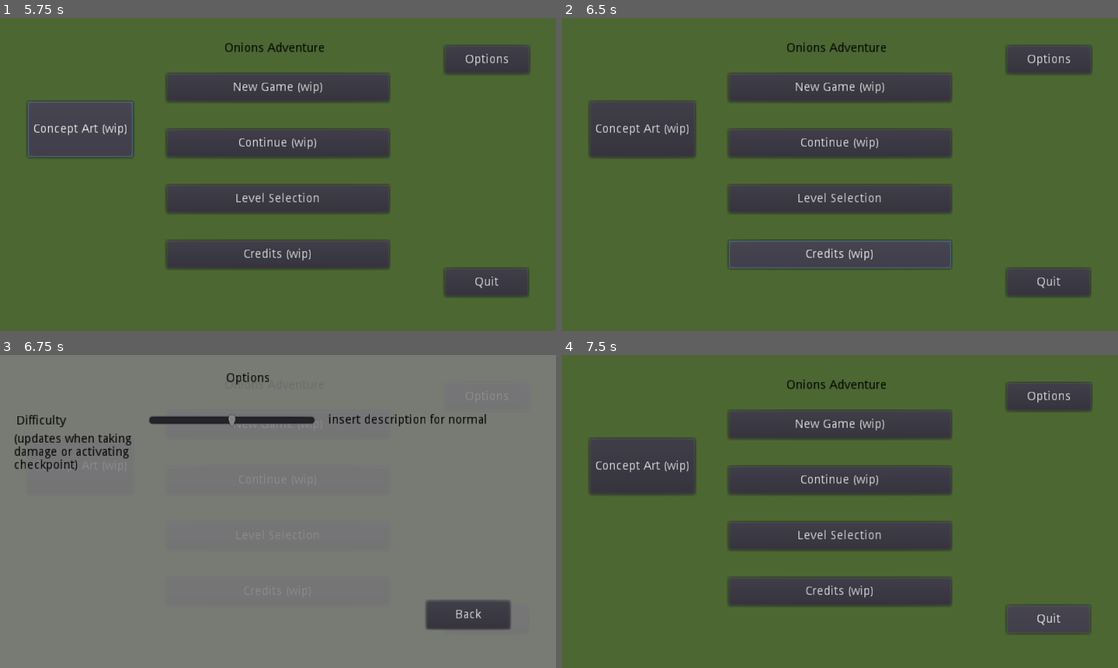
Above: before the commit, frames 1-4 (two rows, left to right).
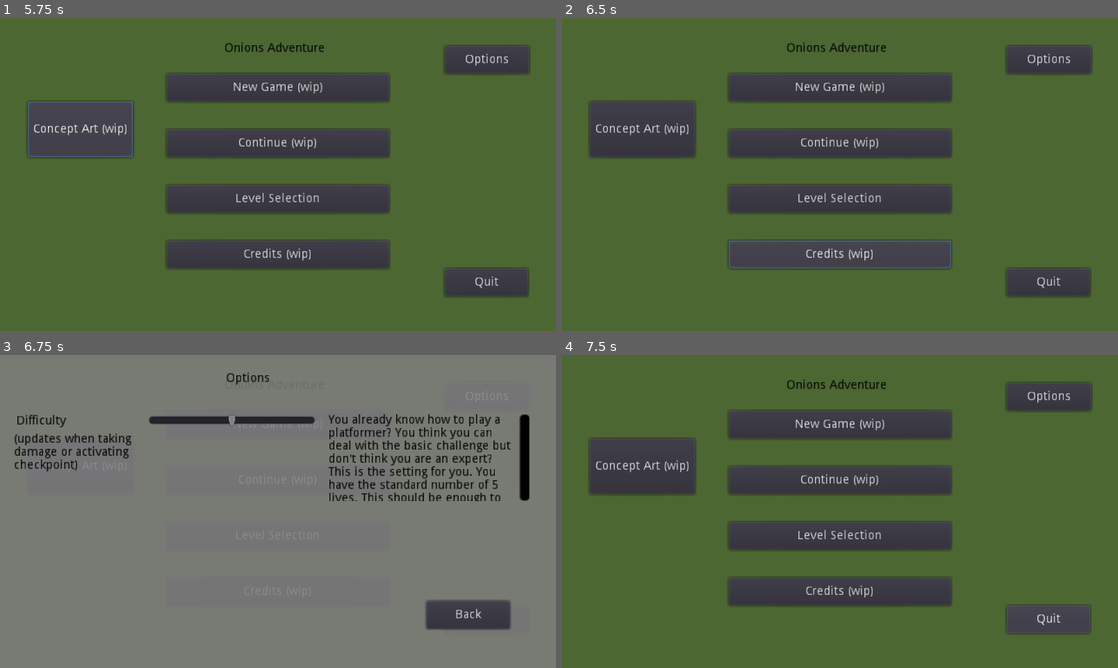
Above: after the commit, the same moments.

Repository: DamianKoch1/OnionsAdventure
Game: Godot game, scene res://Menus/MainMenu/MainMenu.tscn
Same seed, same stepped clock (60 frames per second), same inputs: the game is played once before the commit and once after it.
Inputs:
- Up to frame 1 (5.75 s): click "New Game (wip)" at 0.5 s; click "New Game (wip)" at 1.25 s; click "Continue (wip)" at 2 s; click "Continue (wip)" at 2.75 s; click "Level Selection" at 3.5 s; click "Main Menu" at 4.25 s; click "Concept Art (wip)" at 5 s
- Up to frame 2 (6.5 s): click "Credits (wip)" at 5.75 s
- Up to frame 3 (6.75 s): click "Options" at 6.5 s
- Up to frame 4 (7.5 s): click "Back" at 7.25 s

Frames 1-2 are identical in both runs. In frame 3, 3.1% of the frame differs, in the area x 59-96%, y 18-47%; in frame 4, nothing differs.

Commit message:
little fix in M16

Diff:
--- a/Levels/Level 1.tscn
+++ b/Levels/Level 1.tscn
@@ -25,7 +25,7 @@
 [ext_resource path="res://Objects/Stones/Stone block.tscn" type="PackedScene" id=23]
 [ext_resource path="res://Assets/Background/ParallaxBackground.tscn" type="PackedScene" id=24]
 
-[node name="Level 1" instance=ExtResource( 1 )]
+[node name="Level 1" index="0" instance=ExtResource( 1 )]
 
 _sections_unfolded = [ "Transform" ]
 
--- a/Menus/MainMenu/MainMenu.tscn
+++ b/Menus/MainMenu/MainMenu.tscn
@@ -60,7 +60,7 @@
 gradient = SubResource( 2 )
 width = 2048
 
-[node name="MainMenu" type="Container" index="0"]
+[node name="MainMenu" type="Container"]
 
 pause_mode = 2
 anchor_left = 0.0
--- a/Menus/OptionsOverlay/OptionsOverlay.tscn
+++ b/Menus/OptionsOverlay/OptionsOverlay.tscn
@@ -13,7 +13,7 @@
 gradient = SubResource( 1 )
 width = 2048
 
-[node name="OptionsOverlay" type="Container" index="0"]
+[node name="OptionsOverlay" type="Container"]
 
 pause_mode = 2
 anchor_left = 0.0
@@ -32,9 +32,9 @@
 size_flags_vertical = 1
 script = ExtResource( 1 )
 _sections_unfolded = [ "Pause" ]
-easyDescription = "insert description for easy"
-normalDescription = "insert description for normal"
-hardDescription = "insert description for hard"
+easyDescription = "You never played a platformer before? You don't have many experience playing games with mouse and keyboard? Congratulations, you are the perfect beginner. But don't worry, everyone need to start one day. You will have enough time and even enough life to explore our game and train you jump and run skills step by step. If you choose this setting, you can't die and need to do the whole level again. You will just restart on your last checkpoint. "
+normalDescription = "You already know how to play a platformer? You think you can deal with the basic challenge but don't think you are an expert? This is the setting for you. You have the standard number of 5 lives. This should be enough to solve every level without problems. If you die without having a live, you will have to restart the whole level."
+hardDescription = "You think medium is not a challenge anymore? You are already a expert because of other games? You already played Onions Adventure before and want to have a new challenge? This is the setting for an expert like you. You have a minimum number of lives. There are just 3 tries for every part of the level. If you die without having a live, you will have to restart the whole level. Are you ready for this challenge? "
 
 [node name="Background" type="TextureRect" parent="." index="0"]
 
--- a/Modules/M16.tscn
+++ b/Modules/M16.tscn
@@ -1,8 +1,10 @@
-[gd_scene load_steps=4 format=2]
+[gd_scene load_steps=6 format=2]
 
 [ext_resource path="res://Assets/Tileset.tres" type="TileSet" id=1]
 [ext_resource path="res://Objects/MovingPlatform/Movingplatform.tscn" type="PackedScene" id=2]
-[ext_resource path="res://Objects/Ladder/Ladder.tscn" type="PackedScene" id=3]
+[ext_resource path="res://Objects/MovingPlatform/Movingplatform.gd" type="Script" id=3]
+[ext_resource path="res://Assets/FinishedTileSet.tscn" type="PackedScene" id=4]
+[ext_resource path="res://Objects/Ladder/Ladder.tscn" type="PackedScene" id=5]
 
 [node name="M16" type="Node2D" index="0"]
 
@@ -49,22 +51,33 @@
 position = Vector2( -0.661645, 214.701 )
 scale = Vector2( 2.94658, 2.70102 )
 
-[node name="moving Platform8" parent="." index="3" instance=ExtResource( 2 )]
+[node name="moving Platform8" type="Node2D" parent="." index="3"]
 
-position = Vector2( 4049.68, -1142.25 )
+editor/display_folded = true
+position = Vector2( 4054.57, -1248.95 )
+script = ExtResource( 3 )
+_sections_unfolded = [ "Transform" ]
 platformSpeed = 1.0
 
-[node name="State2" parent="moving Platform8" index="2"]
+[node name="TileMap" parent="moving Platform8" index="0" instance=ExtResource( 4 )]
+
+tile_data = PoolIntArray( -2, 0, 0, -1, 1, 0, -65536, 1, 0, -65535, 2, 0, 65534, 1610612738, 0, 65535, 1610612737, 0, 0, 1610612737, 0, 1, 1610612736, 0 )
+
+[node name="State1" type="Position2D" parent="moving Platform8" index="1"]
+
+_sections_unfolded = [ "Transform" ]
+
+[node name="State2" type="Position2D" parent="moving Platform8" index="2"]
 
 position = Vector2( 1.3235, 305.711 )
 scale = Vector2( 1.96437, 1.71883 )
+_sections_unfolded = [ "Transform" ]
 
-[node name="Ladder3" parent="moving Platform8" index="3" instance=ExtResource( 3 )]
+[node name="Ladder3" parent="moving Platform8" index="3" instance=ExtResource( 5 )]
 
-position = Vector2( 2.59277, 142.134 )
+position = Vector2( 2.59277, 143.362 )
 scale = Vector2( 1, 3.73036 )
 
 
 [editable path="moving Platform6"]
 [editable path="moving Platform7"]
-[editable path="moving Platform8"]
